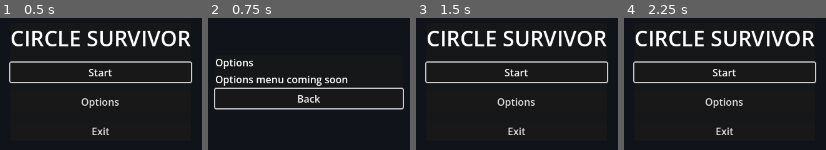
Above: before the commit, frames 1-4 (left to right).
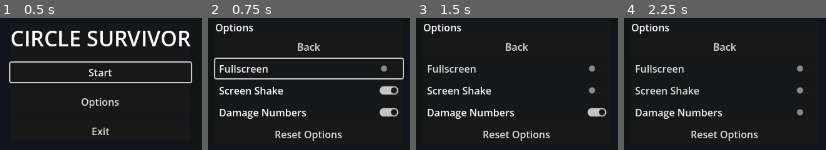
Above: after the commit, the same moments.

Repository: EthanAGi/CircleSurvivor
Game: Godot game, scene res://scenes/main_menu.tscn
The game is run twice, just before and just after one commit, with the same random seed, the same clock (stepped at 60 frames per second) and the same inputs.
Inputs (mouse positions are in pixels of both pictures, inside the frame that each line leads up to):
- Up to frame 1 (0.5 s): no input
- Up to frame 2 (0.75 s): click "Options" at 0.5 s
- Up to frame 3 (1.5 s): click (517, 90) at 1.25 s, where only the run after the commit has a clickable "Screen Shake"
- Up to frame 4 (2.25 s): click (725, 111) at 2 s, where only the run after the commit has a clickable "Damage Numbers"

Frame 1 is identical in both runs. In frame 2, 15% of the frame differs, in the area x 2-98%, y 4-94%; in frame 3, 14%; in frame 4, 14%.

Commit message:
Add: Options Menu

Diff:
--- a/project.godot
+++ b/project.godot
@@ -14,6 +14,10 @@
 run/main_scene="uid://dqjpsd1oixt0b"
 config/features=PackedStringArray("4.6", "Forward Plus")
 config/icon="res://icon.svg"
+
+[autoload]
+
+GameSettings="*uid://bp6prjo5visi3"
 
 [display]
 
--- a/scenes/options_menu.tscn
+++ b/scenes/options_menu.tscn
@@ -42,12 +42,22 @@
 layout_mode = 2
 text = "Options"
 
-[node name="InfoLabel" type="Label" parent="CenterContainer/PanelContainer/MarginContainer/VBoxContainer" unique_id=1742308290]
-layout_mode = 2
-text = "Options menu coming soon"
-autowrap_mode = 2
-justification_flags = 162
-
 [node name="BackButton" type="Button" parent="CenterContainer/PanelContainer/MarginContainer/VBoxContainer" unique_id=798345329]
 layout_mode = 2
 text = "Back"
+
+[node name="FullscreenCheckButton" type="CheckButton" parent="CenterContainer/PanelContainer/MarginContainer/VBoxContainer" unique_id=1485441725]
+layout_mode = 2
+text = "Fullscreen"
+
+[node name="ScreenShakeCheckButton" type="CheckButton" parent="CenterContainer/PanelContainer/MarginContainer/VBoxContainer" unique_id=42549231]
+layout_mode = 2
+text = "Screen Shake"
+
+[node name="DamageNumbersCheckButton" type="CheckButton" parent="CenterContainer/PanelContainer/MarginContainer/VBoxContainer" unique_id=1432922257]
+layout_mode = 2
+text = "Damage Numbers"
+
+[node name="ResetButton" type="Button" parent="CenterContainer/PanelContainer/MarginContainer/VBoxContainer" unique_id=111072183]
+layout_mode = 2
+text = "Reset Options"
--- /dev/null
+++ b/scripts/game_settings.gd
@@ -0,0 +1,63 @@
+# res://scripts/game_settings.gd
+extends Node
+
+signal settings_changed
+
+const SETTINGS_PATH: String = "user://settings.cfg"
+
+var fullscreen_enabled: bool = false
+var screen_shake_enabled: bool = true
+var damage_numbers_enabled: bool = true
+
+func _ready() -> void:
+	load_settings()
+	_apply_display_settings()
+
+func load_settings() -> void:
+	var config := ConfigFile.new()
+	var error := config.load(SETTINGS_PATH)
+
+	if error != OK:
+		save_settings()
+		return
+
+	fullscreen_enabled = bool(config.get_value("display", "fullscreen_enabled", false))
+	screen_shake_enabled = bool(config.get_value("gameplay", "screen_shake_enabled", true))
+	damage_numbers_enabled = bool(config.get_value("gameplay", "damage_numbers_enabled", true))
+
+	_apply_display_settings()
+
+func save_settings() -> void:
+	var config := ConfigFile.new()
+
+	config.set_value("display", "fullscreen_enabled", fullscreen_enabled)
+	config.set_value("gameplay", "screen_shake_enabled", screen_shake_enabled)
+	config.set_value("gameplay", "damage_numbers_enabled", damage_numbers_enabled)
+
+	config.save(SETTINGS_PATH)
+	_apply_display_settings()
+	settings_changed.emit()
+
+func reset_settings() -> void:
+	fullscreen_enabled = false
+	screen_shake_enabled = true
+	damage_numbers_enabled = true
+	save_settings()
+
+func set_fullscreen_enabled(value: bool) -> void:
+	fullscreen_enabled = value
+	save_settings()
+
+func set_screen_shake_enabled(value: bool) -> void:
+	screen_shake_enabled = value
+	save_settings()
+
+func set_damage_numbers_enabled(value: bool) -> void:
+	damage_numbers_enabled = value
+	save_settings()
+
+func _apply_display_settings() -> void:
+	if fullscreen_enabled:
+		DisplayServer.window_set_mode(DisplayServer.WINDOW_MODE_FULLSCREEN)
+	else:
+		DisplayServer.window_set_mode(DisplayServer.WINDOW_MODE_WINDOWED)
--- a/scripts/main.gd
+++ b/scripts/main.gd
@@ -454,6 +454,9 @@
 	screen_shake_camera.rotation_smoothing_enabled = false
 
 func _shake_screen(amount: float) -> void:
+	if not GameSettings.screen_shake_enabled:
+		return
+
 	if screen_shake_camera == null:
 		return
 
@@ -1127,6 +1130,9 @@
 	_shake_screen(PLAYER_HIT_SCREEN_SHAKE)
 
 func _spawn_damage_number(world_position: Vector2, amount: int, color: Color) -> void:
+	if not GameSettings.damage_numbers_enabled:
+		return
+
 	if damage_number_script == null:
 		return
 
--- a/scripts/options_menu.gd
+++ b/scripts/options_menu.gd
@@ -1,17 +1,73 @@
 # res://scripts/options_menu.gd
 extends Control
 
+@onready var fullscreen_check_button: CheckButton = $CenterContainer/PanelContainer/MarginContainer/VBoxContainer/FullscreenCheckButton
+@onready var screen_shake_check_button: CheckButton = $CenterContainer/PanelContainer/MarginContainer/VBoxContainer/ScreenShakeCheckButton
+@onready var damage_numbers_check_button: CheckButton = $CenterContainer/PanelContainer/MarginContainer/VBoxContainer/DamageNumbersCheckButton
+@onready var reset_button: Button = $CenterContainer/PanelContainer/MarginContainer/VBoxContainer/ResetButton
 @onready var back_button: Button = $CenterContainer/PanelContainer/MarginContainer/VBoxContainer/BackButton
 
+var menu_buttons: Array[Control] = []
+
 func _ready() -> void:
+	GameSettings.load_settings()
+
+	fullscreen_check_button.button_pressed = GameSettings.fullscreen_enabled
+	screen_shake_check_button.button_pressed = GameSettings.screen_shake_enabled
+	damage_numbers_check_button.button_pressed = GameSettings.damage_numbers_enabled
+
+	fullscreen_check_button.toggled.connect(_on_fullscreen_toggled)
+	screen_shake_check_button.toggled.connect(_on_screen_shake_toggled)
+	damage_numbers_check_button.toggled.connect(_on_damage_numbers_toggled)
+
+	reset_button.pressed.connect(_on_reset_pressed)
 	back_button.pressed.connect(_on_back_pressed)
+
+	menu_buttons = [
+		fullscreen_check_button,
+		screen_shake_check_button,
+		damage_numbers_check_button,
+		reset_button,
+		back_button
+	]
 
 	_setup_menu_focus()
 
 func _setup_menu_focus() -> void:
-	back_button.focus_mode = Control.FOCUS_ALL
-	back_button.mouse_entered.connect(func() -> void: back_button.grab_focus())
-	back_button.grab_focus()
+	for i in range(menu_buttons.size()):
+		var button: Control = menu_buttons[i]
+		var button_above: Control = menu_buttons[(i - 1 + menu_buttons.size()) % menu_buttons.size()]
+		var button_below: Control = menu_buttons[(i + 1) % menu_buttons.size()]
+
+		button.focus_mode = Control.FOCUS_ALL
+		button.focus_neighbor_top = button_above.get_path()
+		button.focus_neighbor_bottom = button_below.get_path()
+		button.focus_neighbor_left = button.get_path()
+		button.focus_neighbor_right = button.get_path()
+
+		button.mouse_entered.connect(func(target_button: Control = button) -> void:
+			target_button.grab_focus()
+		)
+
+	fullscreen_check_button.grab_focus()
+
+func _on_fullscreen_toggled(value: bool) -> void:
+	GameSettings.set_fullscreen_enabled(value)
+
+func _on_screen_shake_toggled(value: bool) -> void:
+	GameSettings.set_screen_shake_enabled(value)
+
+func _on_damage_numbers_toggled(value: bool) -> void:
+	GameSettings.set_damage_numbers_enabled(value)
+
+func _on_reset_pressed() -> void:
+	GameSettings.reset_settings()
+
+	fullscreen_check_button.button_pressed = GameSettings.fullscreen_enabled
+	screen_shake_check_button.button_pressed = GameSettings.screen_shake_enabled
+	damage_numbers_check_button.button_pressed = GameSettings.damage_numbers_enabled
+
+	fullscreen_check_button.grab_focus()
 
 func _on_back_pressed() -> void:
 	get_tree().change_scene_to_file("res://scenes/main_menu.tscn")
Not shown, added: scripts/game_settings.gd.uid
